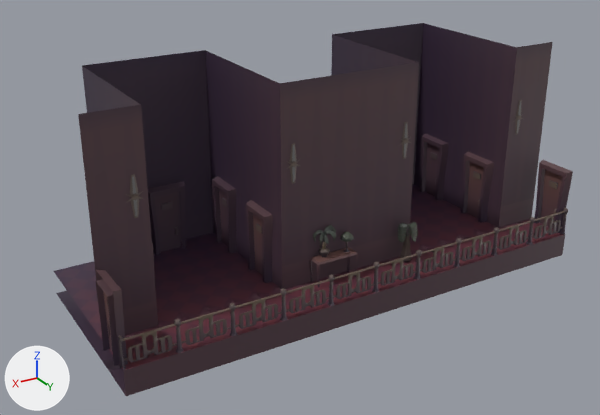
An edit to the FBX model Source/Game/data/models/PlatformMeshes/BackGround Lvl 2/BackgroundRoomsLevel2/SM_HotelRoom-B.fbx, drawn before and after from the same camera.
The view is the same before and after, from a 50 mm lens placed at (-10.3, 16.7, 74.3), pointed at (-26.0, -9.5, 61.2). Arrows for +X, +Y and +Z are at lower left; the lights stay in place. The older version comes first. Where no turn or scale is listed for an object, it has been applied to the vertices. Vertices at exactly the same position are counted once.

The older version as bpy lines, for what is in view:
```python
me_plane_019 = bpy.data.meshes.new('Plane.019')
me_plane_019.from_pydata(...)  # 6446 vertices, 5924 faces; spans x -10.1..10.2, y 0.0..8.0, z -5.0..4.0
me_plane_019.materials.append(mat_material_002)  # picture img_t_bonytony_gradientatlas_background_dds
ob_sm_backgroundplane_016 = bpy.data.objects.new('SM_BackgroundPlane.016', me_plane_019)
ob_sm_backgroundplane_016.location = (-27.0, -13.5, 63.0)
```
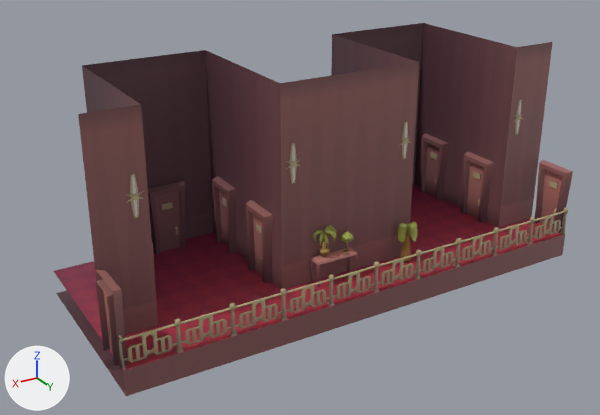
The newer file is also turned or shifted as a whole; pictures and numbers use the older file's frame.

The change, as a diff of the scene's bpy script:
```diff
--- a/Source/Game/data/models/PlatformMeshes/BackGround Lvl 2/BackgroundRoomsLevel2/SM_HotelRoom-B.fbx.py
+++ b/Source/Game/data/models/PlatformMeshes/BackGround Lvl 2/BackgroundRoomsLevel2/SM_HotelRoom-B.fbx.py
@@ img_t_bonytony_gradientatlas_midground_dds @@
+img_t_bonytony_gradientatlas_midground_dds = load_image('T_BonyTony_GradientAtlas_MidGround.dds', '../../../../textures/T_BonyTony_GradientAtlas_MidGround.dds', 1024, 1024, 'sRGB')
@@ mat_material_001 @@
+mat_material_001 = principled_material('Material.001')
+mat_material_001.texture = img_t_bonytony_gradientatlas_midground_dds
@@ me_plane_019 @@
 # used by ob_sm_backgroundplane_016; location = (-27.0, -13.5, 63.0)
-me_plane_019.from_pydata(...)  # 6446 vertices, 5924 faces; spans x -10.1..10.2, y 0.0..8.0, z -5.0..4.0
+me_plane_019.from_pydata(...)  # 6433 vertices, 5924 faces; spans x -10.1..10.2, y 0.0..8.0, z -5.0..4.0
+# me_plane_019 part 1
+# 17 vertices are removed from x -8.0..10.0, y 3.0..6.9, z -4.0..4.0
+# 65 faces are deleted
+# 2 vertices move within x -2.4, y 6.2, z -2.4
+# 4 vertices are added at (-2.4, 6.2, -2.4), (-2.2, 6.3, -2.6), (-2.9, 6.7, -2.8), (-2.4, 6.9, -2.7)
+# 65 new faces join them
+# me_plane_019 part 2: 5860 faces spanning x -10.1..10.2, y 0.0..8.0, z -5.0..4.0 switch from mat_material_002 (picture img_t_bonytony_gradientatlas_background_dds) to mat_material_001 (picture img_t_bonytony_gradientatlas_midground_dds)
```

What differs and where, as boxes (x1, y1, x2, y2) in the pictures (600 x 415 px; the box of a moved part takes in the faces that stretch with it):
part 1 of me_plane_019, moved or reshaped: (78, 34, 467, 264) in both
part 2 of me_plane_019, recoloured: (54, 23, 573, 396) in both
